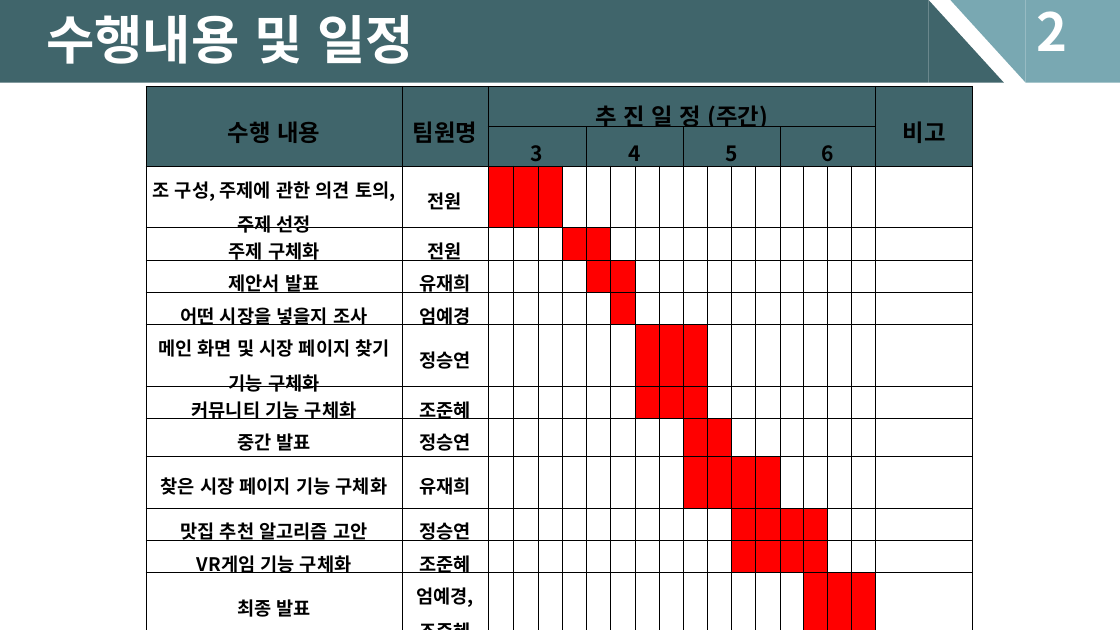
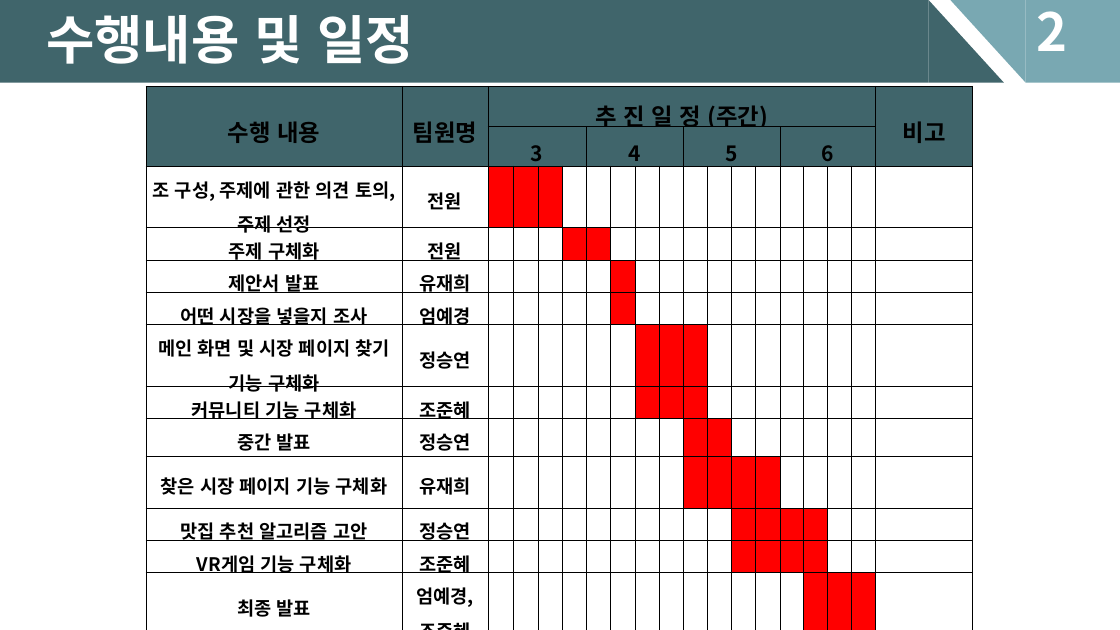
Before and after one commit to NetopiaAssistant/20191-Software-Team-02, a slide deck: slide 4 of 제안서 최종.pptx. Drawn at 1120x630 pixels with LibreOffice and Linux fonts; fonts in the diff are those of the drawing. Boxes give left, top, right and bottom in pixels: in the first picture for what was removed or moved away, otherwise in the second. Text is boxed around its words. In the diff, an @@ line names an element or a change of style, - is before the commit and + after.

```diff
--- a/제안서 최종.pptx
+++ b/제안서 최종.pptx
@@ table at (146,87,976,630) @@
@@ fill #FF0000 to #FFFFFF in row 5, column 7 @@
```
Also in this commit, not shown: 2 other slides changed.
